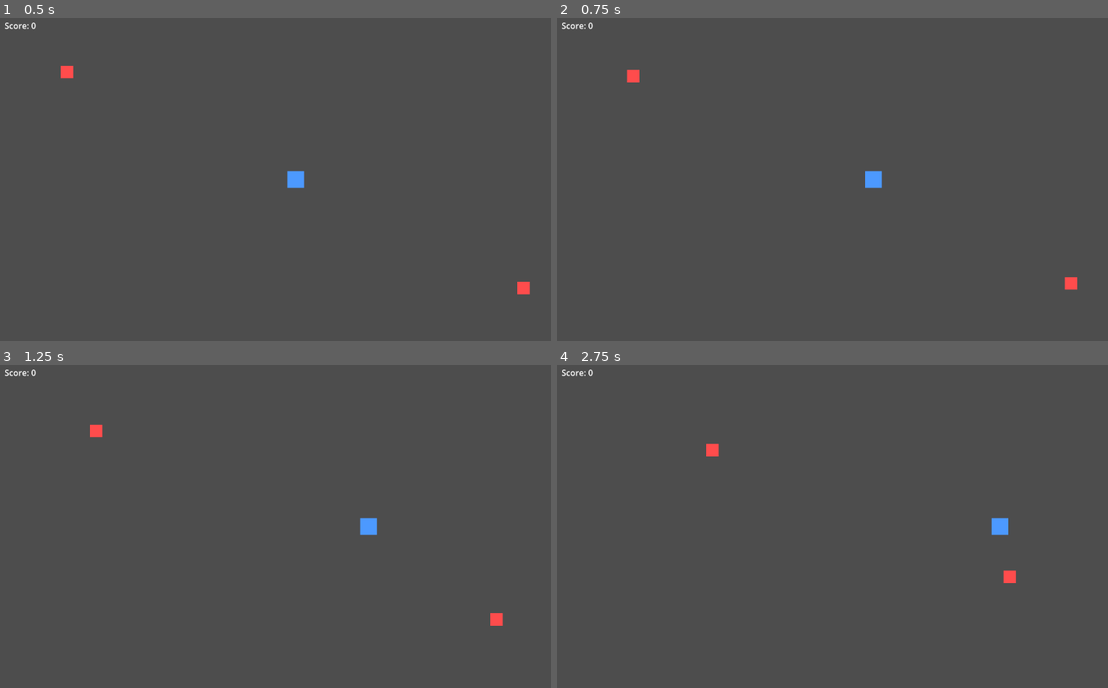
Above: before the commit, frames 1-4 (two rows, left to right).
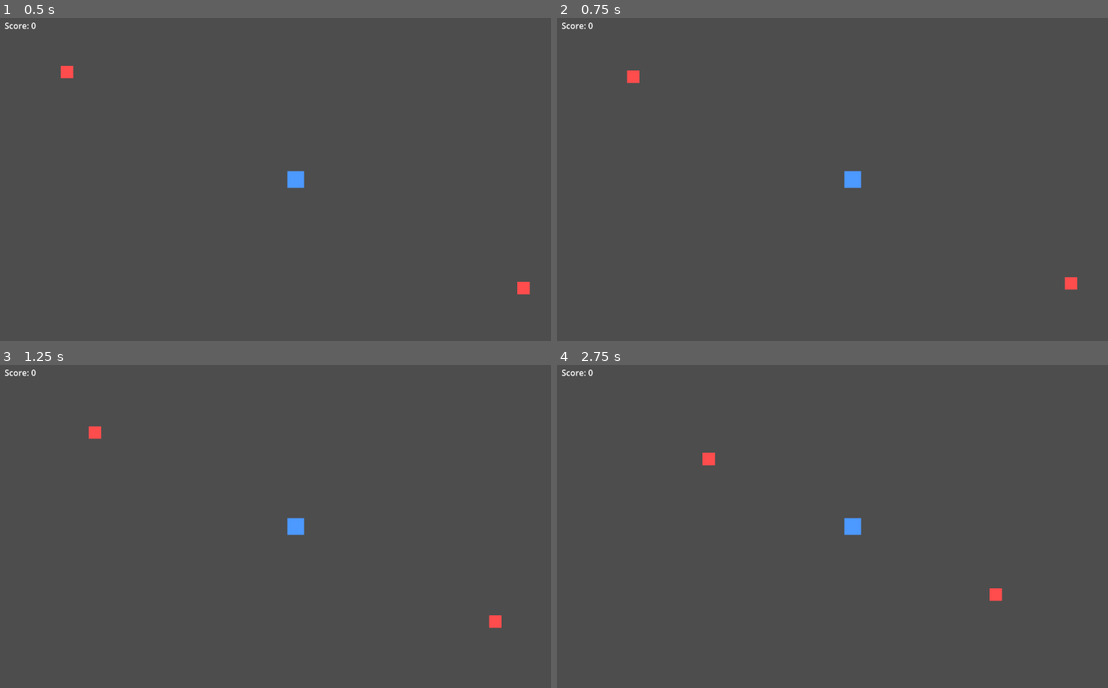
Above: after the commit, the same moments.

Repository: YodaTheCoder/godot-agent-bench
Game: Godot game, scene res://scenes/main.tscn
Two runs of this game, one before a commit and one after it. Both use one fixed random seed, a clock stepped at 60 frames per second and the inputs below.
Inputs (mouse positions are in pixels of both pictures, inside the frame that each line leads up to):
- Up to frame 1 (0.5 s): no input
- Up to frame 2 (0.75 s): tap Enter (ui_accept) at 0.5 s; move the mouse to (986, 163) at 0.52 s; hold Right (ui_right) from 0.53 s (still down); hold Shift from 0.53 s (still down); click (986, 163) at 0.67 s
- Up to frame 3 (1.25 s): keep holding Right (ui_right); keep holding Shift; tap Enter (ui_accept) at 0.77 s
- Up to frame 4 (2.75 s): release Right (ui_right) at 1.25 s; release Shift at 1.25 s; drag from (733, 542) to (821, 594) at 1.27 s; move the mouse to (915, 452) at 2.02 s; hold Right (ui_right) from 2.03 s (still down); tap Ctrl at 2.1 s

Frame 1 is identical in both runs. In frame 2, 0.3% of the frame differs, in the area x 12-60%, y 16-53%; in frame 3, 0.4%; in frame 4, 0.7%, in the area x 26-84%, y 24-74%.
Error after the commit: Parse Error: Could not find type "StatusEffects" in the current scope. (res://scripts/player.gd:7)

Commit message:
e4-qwen-ctx128k-kvq8-20261106020400 011-status-effects r3

Diff:
--- a/scripts/player.gd
+++ b/scripts/player.gd
@@ -4,15 +4,20 @@
 @export var speed := 200.0
 
 @onready var weapon: Weapon = $Weapon
+@onready var status_effects: StatusEffects = $StatusEffects
 
 
 static func compute_velocity(input: Vector2, speed: float) -> Vector2:
 	return input.normalized() * speed
 
 
+func effective_speed() -> float:
+	return speed * status_effects.speed_multiplier()
+
+
 func _physics_process(_delta: float) -> void:
 	var input := Input.get_vector("ui_left", "ui_right", "ui_up", "ui_down")
-	velocity = compute_velocity(input, speed)
+	velocity = compute_velocity(input, effective_speed())
 	move_and_slide()
 	if Input.is_action_pressed("ui_accept"):
 		weapon.try_fire(Time.get_ticks_msec() / 1000.0)
